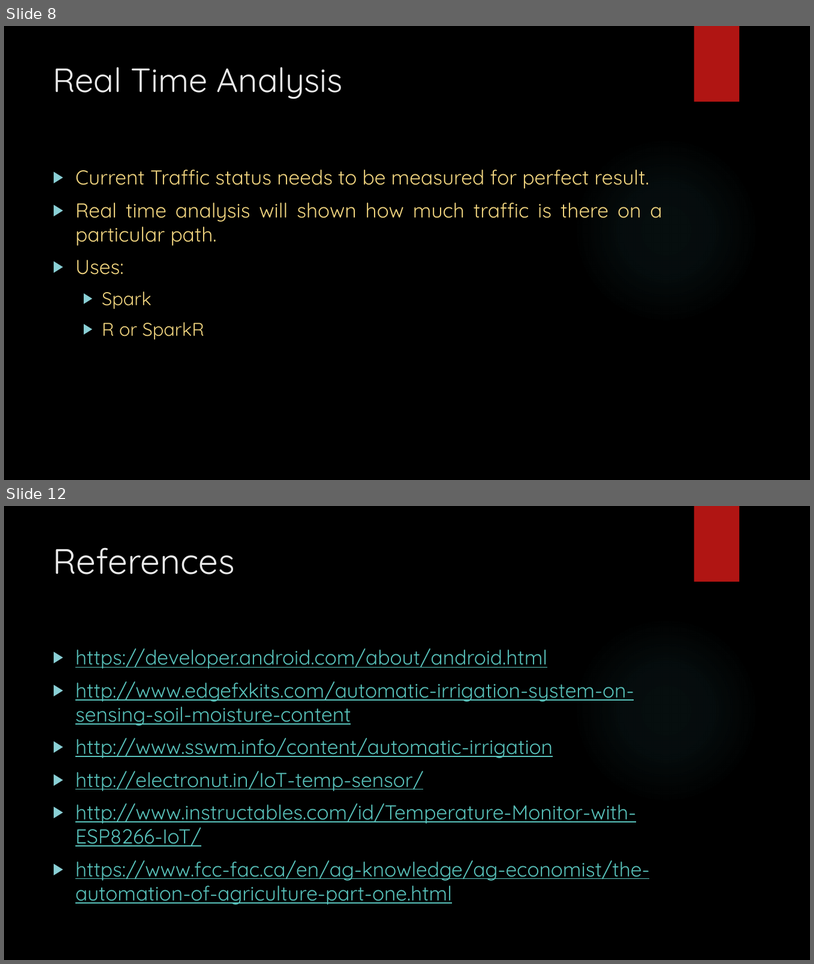
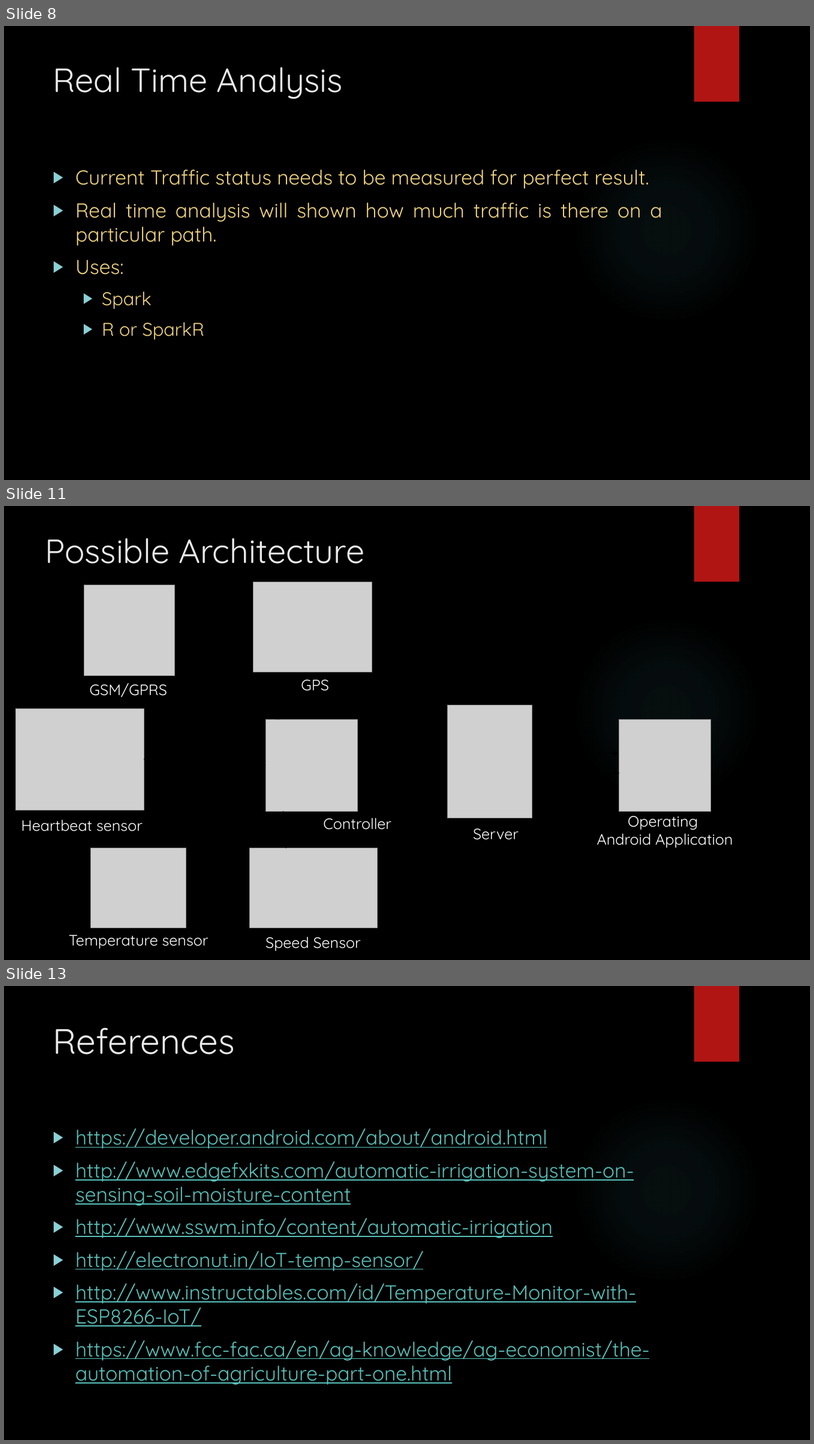
Before and after one commit to meet16/SmartFarm, a slide deck: Ambulance/SmartAmbulance.pptx. Shown one above the other, each under a label of ours: slides 8 and 12 before the commit, slides 8, 11 and 13 after it; the slides between them are not shown. The pictures are 814x964 and 814x1444 pixels, drawn with LibreOffice and Linux fonts; fonts in the diff are those of the drawing; grey boxes stand for pictures; background and template pictures are left out. Boxes give left, top, right and bottom in pixels: in the first picture for what was removed or moved away, otherwise in the second. Text is boxed around its words. In the diff, an @@ line names an element or a change of style, - is before the commit and + after.

```diff
--- a/Ambulance/SmartAmbulance.pptx
+++ b/Ambulance/SmartAmbulance.pptx
@@ slide 11 added at [4, 506, 810, 960], background picture (left out); not listed: 2 template elements that a slide beside it also shows @@
@@ title added at [45, 538, 365, 564], 40 pt, text #EBEBEB @@
+Possible Architecture
@@ picture added at [84, 585, 174, 675] @@
@@ picture added at [254, 582, 372, 672] @@
@@ arrow added from (174, 661) to (279, 720), #000000 0.75 pt @@
@@ text added at [90, 683, 167, 697], 18 pt, text #FFFFFF @@
+GSM/GPRS
@@ arrow added from (288, 676) to (288, 719), #000000 0.75 pt @@
@@ text added at [301, 679, 329, 691], 18 pt, text #FFFFFF @@
+GPS
@@ picture added at [15, 708, 144, 810] @@
@@ picture added at [266, 720, 358, 811] @@
@@ picture added at [448, 705, 532, 817] @@
@@ picture added at [619, 720, 711, 811] @@
@@ arrow added from (358, 753) to (434, 753), #000000 0.75 pt @@
@@ arrow added from (546, 754) to (619, 753), #000000 0.75 pt @@
@@ arrow added from (144, 759) to (266, 765), #000000 0.75 pt @@
@@ arrow added from (434, 773) to (359, 773), #000000 0.75 pt @@
@@ arrow added from (619, 773) to (546, 773), #000000 0.75 pt @@
@@ arrow added from (174, 846) to (266, 799), #000000 0.75 pt @@
@@ arrow added from (286, 848) to (284, 811), #000000 0.75 pt @@
@@ text added at [597, 810, 733, 847], 18 pt, text #FFFFFF @@
+Operating
+Android Application
@@ text added at [21, 819, 143, 831], 18 pt, text #FFFFFF @@
+Heartbeat sensor
@@ text added at [323, 817, 392, 829], 18 pt, text #FFFFFF @@
+Controller
@@ text added at [473, 828, 519, 840], 18 pt, text #FFFFFF @@
+Server
@@ picture added at [91, 848, 186, 928] @@
@@ picture added at [250, 848, 378, 928] @@
@@ text added at [69, 934, 209, 948], 18 pt, text #FFFFFF @@
+Temperature sensor
@@ text added at [266, 936, 361, 951], 18 pt, text #FFFFFF @@
+Speed Sensor
@@ what was slide 12 is now slide 13 @@
```
Also in this commit, not shown: 5 slides changed, 1 other file.
